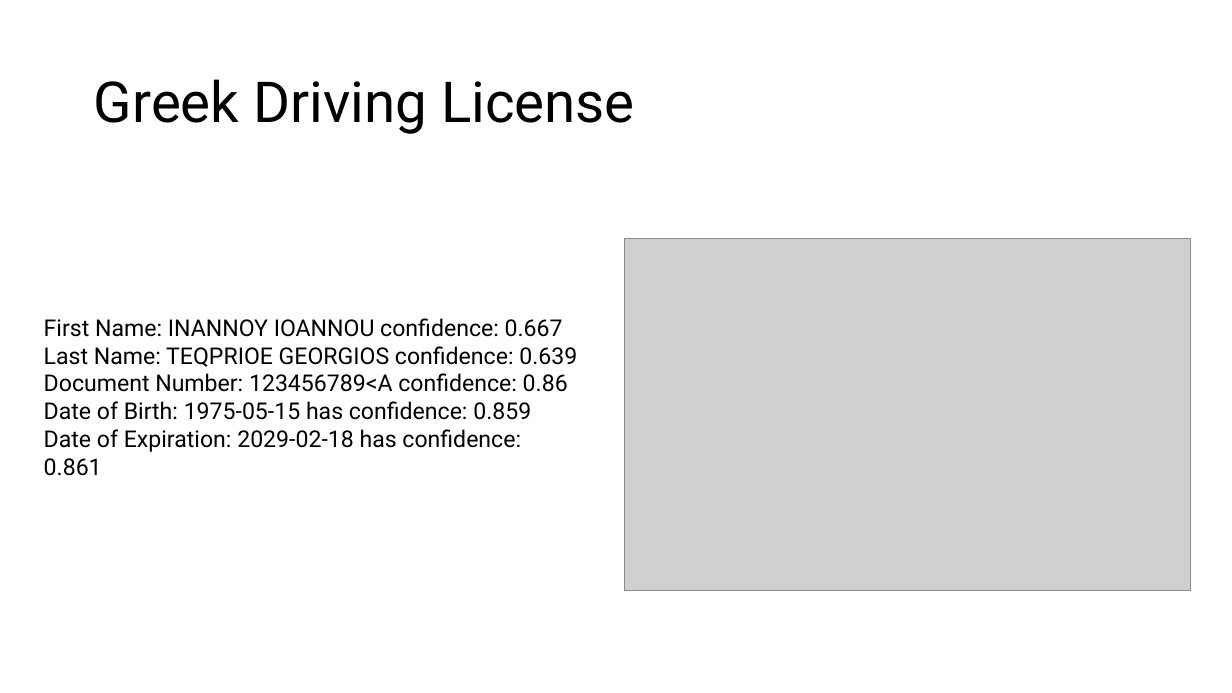
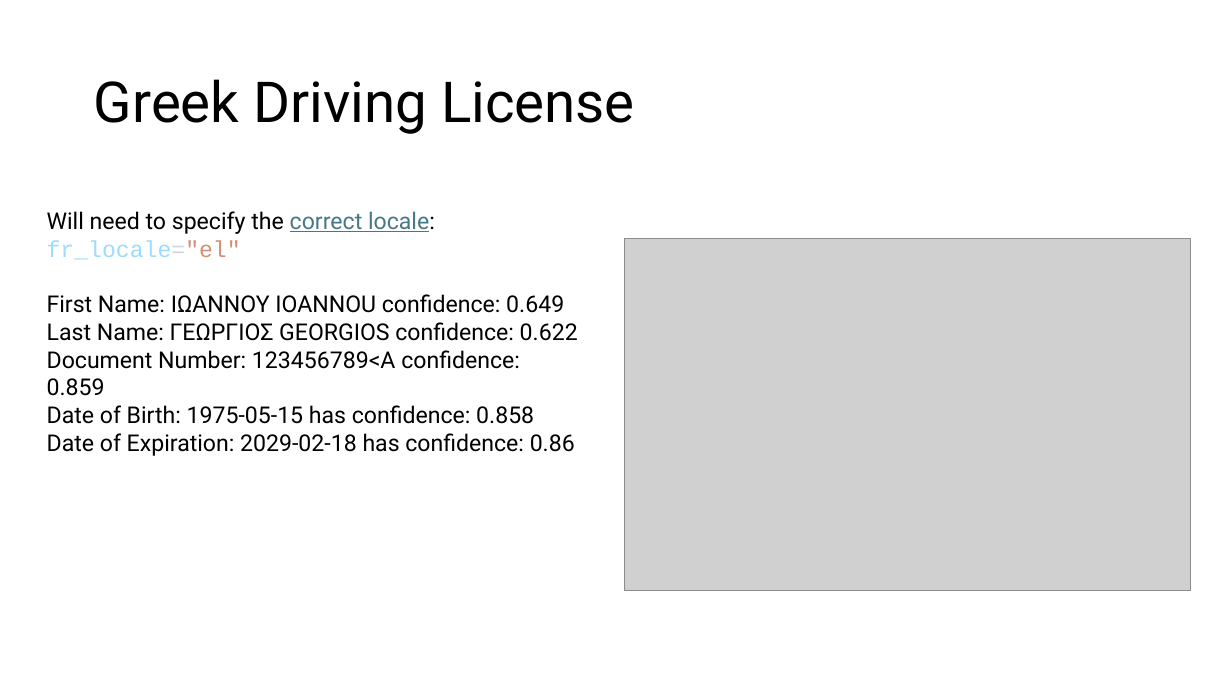
Before and after one commit to peterperov/DocumentIntelligence, a slide deck: slide 7 of Document OCR Demo.pptx (slide 4 before the commit). Drawn at 1232x693 pixels with LibreOffice and Linux fonts; fonts in the diff are those of the drawing; grey boxes stand for pictures. Boxes give left, top, right and bottom in pixels: in the first picture for what was removed or moved away, otherwise in the second. Text is boxed around its words. In the diff, an @@ line names an element or a change of style, - is before the commit and + after.

```diff
--- a/Document OCR Demo.pptx
+++ b/Document OCR Demo.pptx
@@ text at <box>47,211,578,456</box>: text changed @@
-First Name: INANNOY IOANNOU confidence: 0.667
-Last Name: TEQPRIOE GEORGIOS confidence: 0.639
-Document Number: 123456789<A confidence: 0.86
-Date of Birth: 1975-05-15 has confidence: 0.859
-Date of Expiration: 2029-02-18 has confidence: 0.861
+Will need to specify the correct locale:
+fr_locale="el"
+First Name: ΙΩΑΝΝΟΥ IOANNOU confidence: 0.649
+Last Name: ΓΕΩΡΓΙΟΣ GEORGIOS confidence: 0.622
+Document Number: 123456789<A confidence: 0.859
+Date of Birth: 1975-05-15 has confidence: 0.858
+Date of Expiration: 2029-02-18 has confidence: 0.86
```
Also in this commit, not shown: 8 slides added, 3 other files.
